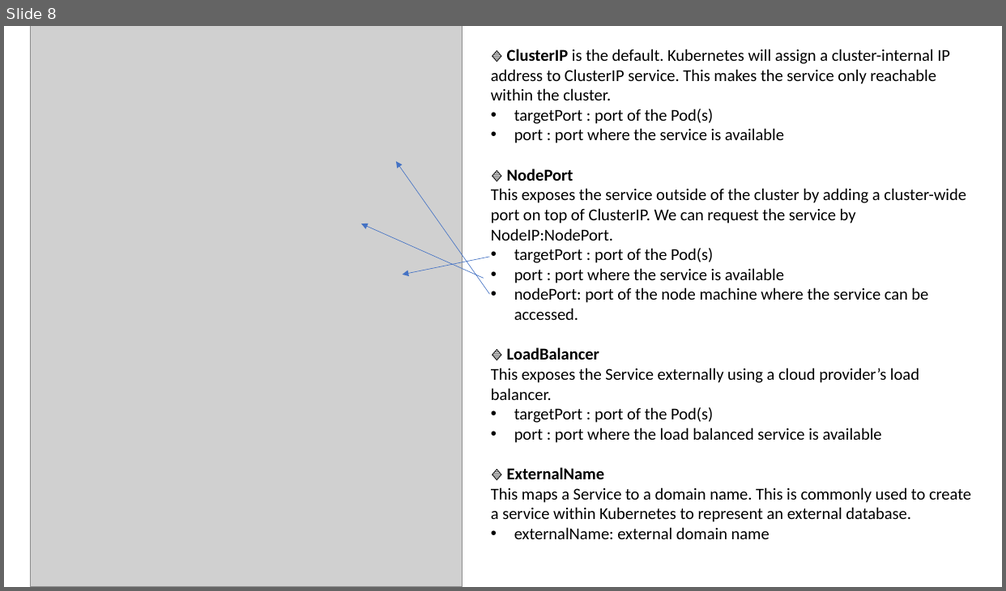
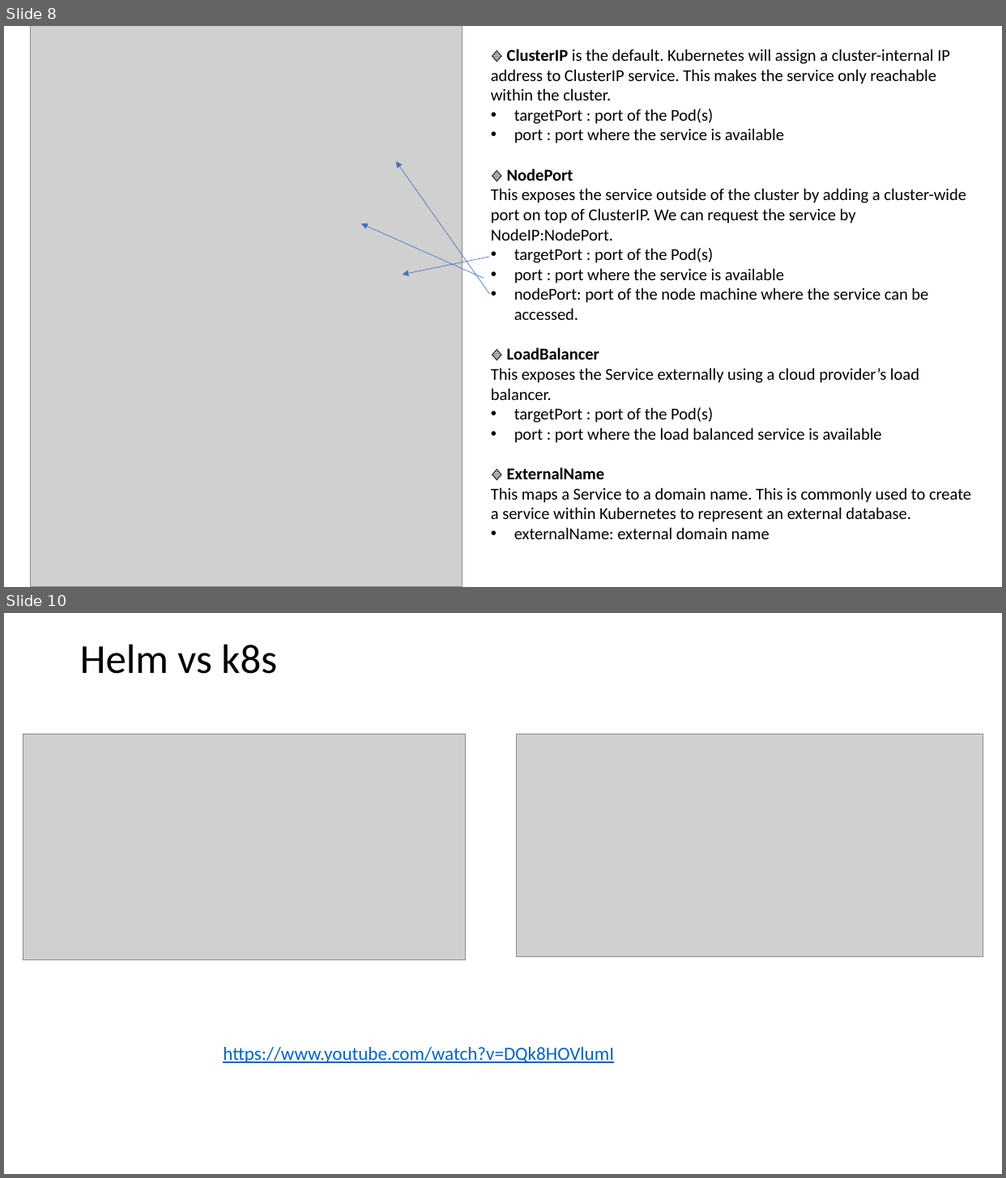
Before and after one commit to as6485/technology, a slide deck: Container Technologies.pptx. Shown one above the other, each under a label of ours: slide 8 before the commit, slides 8 and 10 after it; the slides between them are not shown. The pictures are 1006x591 and 1006x1178 pixels, drawn with LibreOffice and Linux fonts; fonts in the diff are those of the drawing; grey boxes stand for pictures. Boxes give left, top, right and bottom in pixels: in the first picture for what was removed or moved away, otherwise in the second. Text is boxed around its words. In the diff, an @@ line names an element or a change of style, - is before the commit and + after.

```diff
--- a/Container Technologies.pptx
+++ b/Container Technologies.pptx
@@ slide 10 added at (x1=4, y1=613, x2=1002, y2=1174), background #FFFFFF @@
@@ title added at (x1=80, y1=644, x2=277, y2=674), 39.6 pt, text #000000 @@
+Helm vs k8s
@@ picture added at (x1=23, y1=735, x2=465, y2=960) @@
@@ picture added at (x1=517, y1=735, x2=984, y2=957) @@
@@ text added at (x1=223, y1=1047, x2=614, y2=1063), 18 pt, text #0563C1, underline @@
+https://www.youtube.com/watch?v=DQk8HOVlumI
```
Also in this commit, not shown: 1 slide changed, 5 other slides added, 1 other file.
